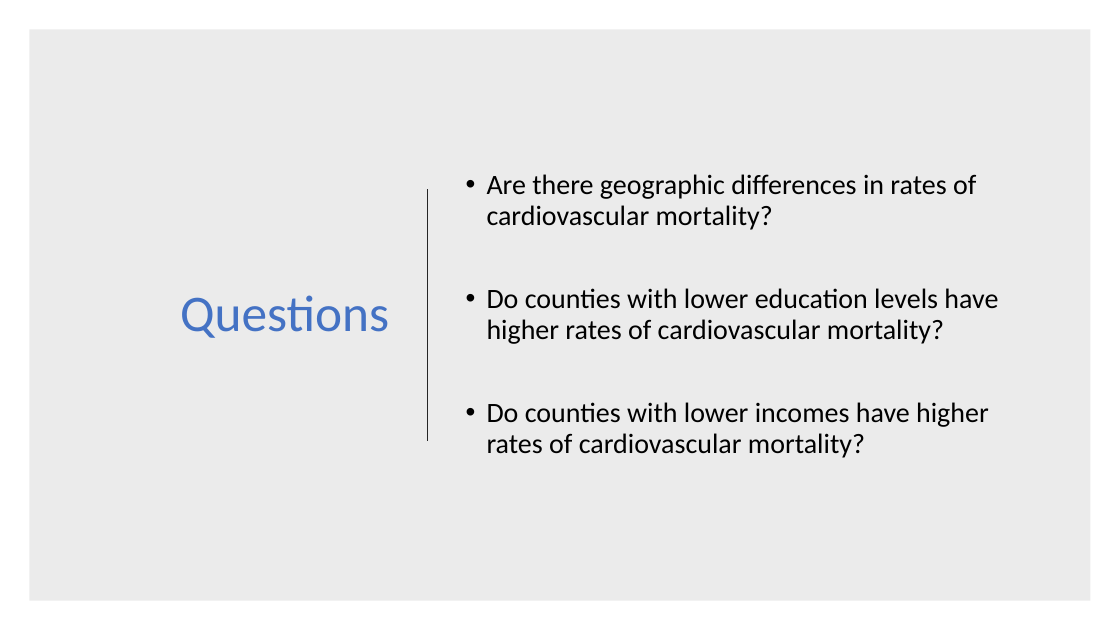
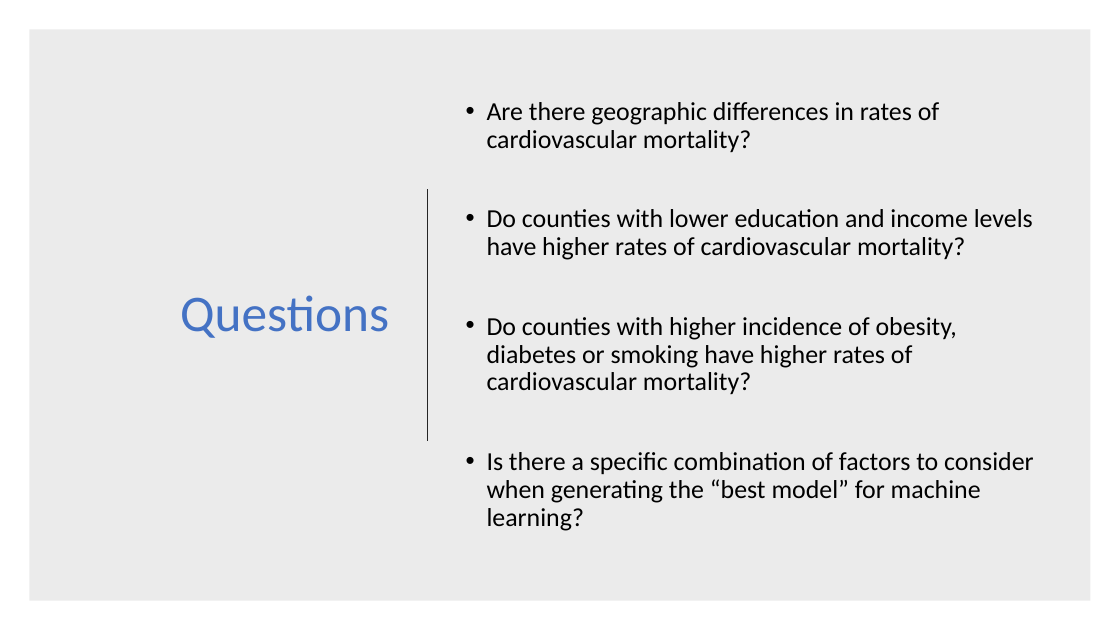
Before and after one commit to coreykretzmer9/CVD_Final_Project, a slide deck: slide 3 of First Project Data and Code/Cardiovascular Mortality Presentation CJK edits.pptx. Drawn at 1120x630 pixels with LibreOffice and Linux fonts; fonts in the diff are those of the drawing. Boxes give left, top, right and bottom in pixels: in the first picture for what was removed or moved away, otherwise in the second. Text is boxed around its words. In the diff, an @@ line names an element or a change of style, - is before the commit and + after.

```diff
--- a/First Project Data and Code/Cardiovascular Mortality Presentation CJK edits.pptx
+++ b/First Project Data and Code/Cardiovascular Mortality Presentation CJK edits.pptx
@@ text at (x1=487, y1=102, x2=940, y2=152): size 24 to 22.2 pt in "Are there geographic differences in rates of ..." @@
@@ text at (x1=487, y1=209, x2=1033, y2=531): text changed; size 24 to 22.2 pt @@
-• Do counties with lower education levels have higher rates of cardiovascular mortality?
-• Do counties with lower incomes have higher rates of cardiovascular mortality?
+• Do counties with lower education and income levels have higher rates of cardiovascular mortality?
+• Do counties with higher incidence of obesity, diabetes or smoking have higher rates of cardiovascular mortality?
+• Is there a specific combination of factors to consider when generating the “best model” for machine learning?
```
Also in this commit, not shown: 3 other slides changed, 2 slides added, 7 slides removed, 9 other files.
